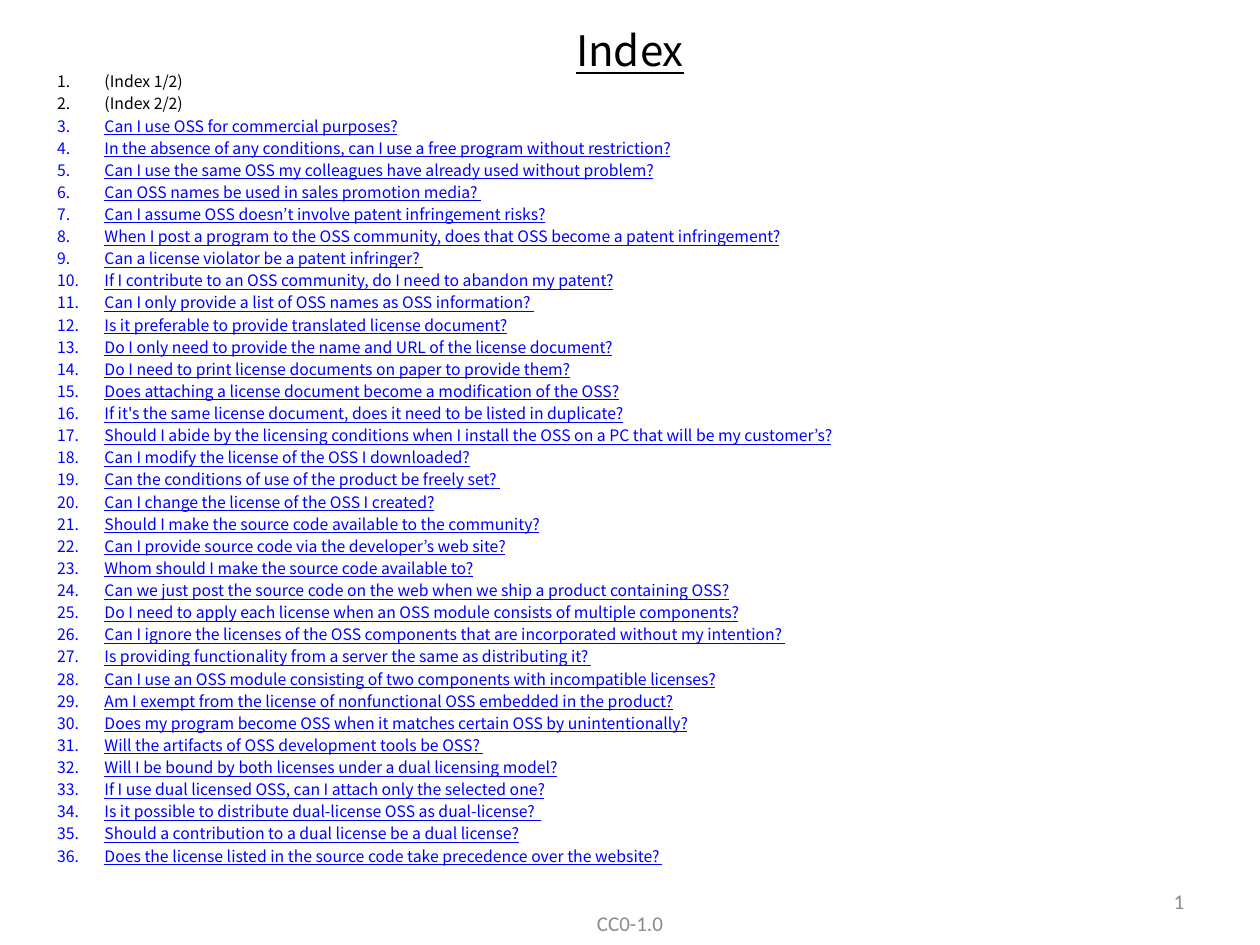
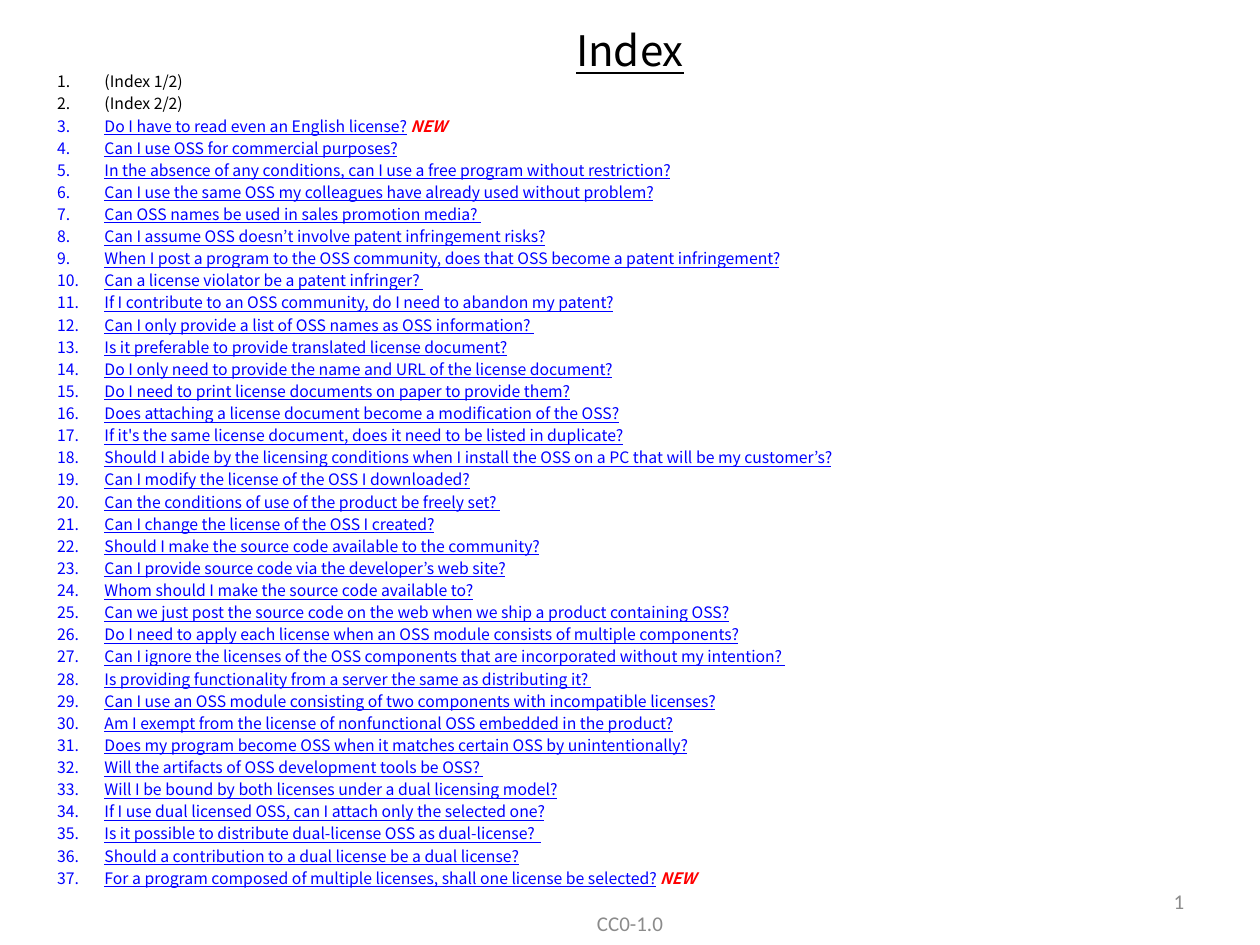
Before and after one commit to OpenChain-Project/OpenChain-JWG, a slide deck: slide 2 of Education_Material/FAQ/Misunderstandings_of_OSS_licenses_CC0.pptx. Drawn at 1260x945 pixels with LibreOffice and Linux fonts; fonts in the diff are those of the drawing. Boxes give left, top, right and bottom in pixels: in the first picture for what was removed or moved away, otherwise in the second. Text is boxed around its words. In the diff, an @@ line names an element or a change of style, - is before the commit and + after.

```diff
--- a/Education_Material/FAQ/Misunderstandings_of_OSS_licenses_CC0.pptx
+++ b/Education_Material/FAQ/Misunderstandings_of_OSS_licenses_CC0.pptx
@@ text at [104,119,446,136]: paragraph added @@
+3. Do I have to read even an English license? NEW
@@ text at [104,871,696,888]: text changed @@
-36. Does the license listed in the source code take precedence over the website?
+37. For a program composed of multiple licenses, shall one license be selected? NEW
```
Also in this commit, not shown: 56 other slides changed, 6 slides added.
